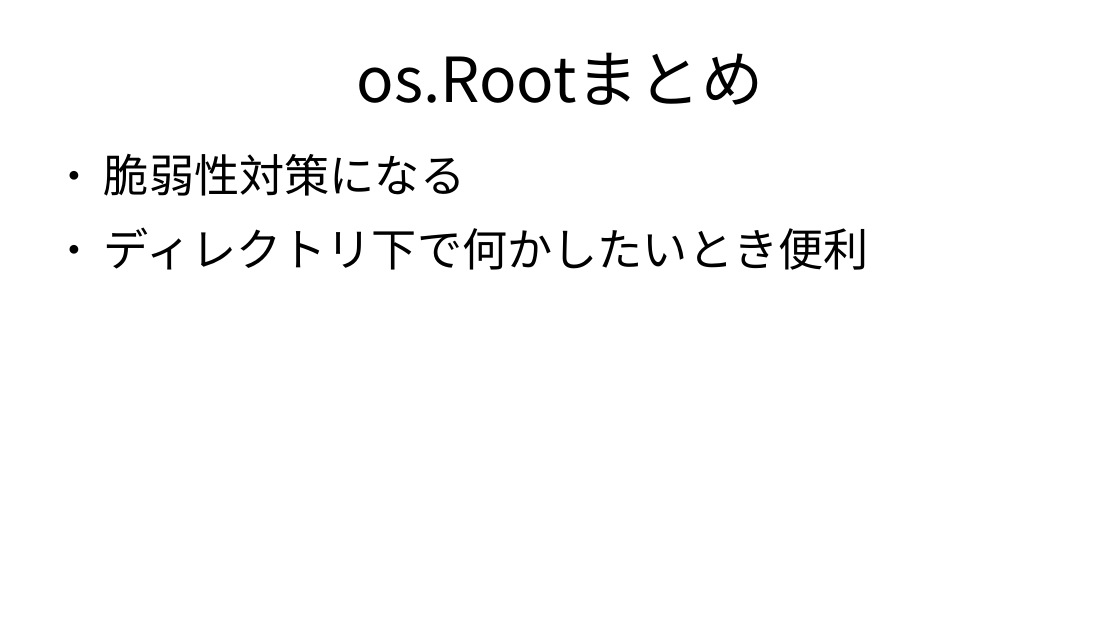
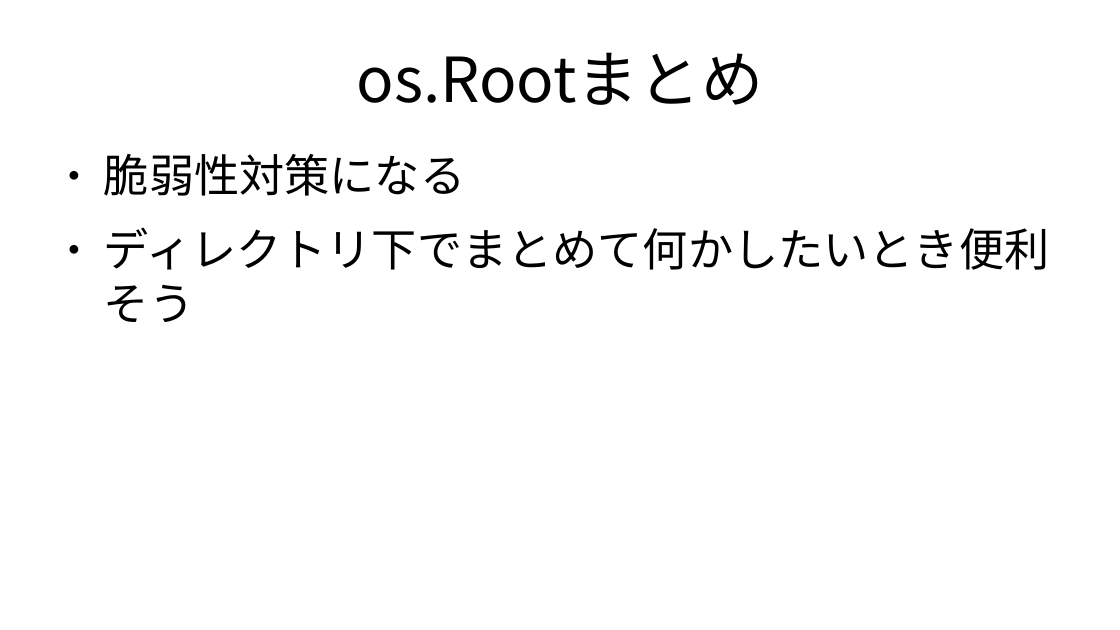
Before and after one commit to kijimaD/roam-ui, a slide deck: slide 15 of pages/pdfs/20250214_root.odp (slide 14 before the commit). Drawn at 1120x630 pixels with LibreOffice and Linux fonts; fonts in the diff are those of the drawing. Boxes give left, top, right and bottom in pixels: in the first picture for what was removed or moved away, otherwise in the second. Text is boxed around its words. In the diff, an @@ line names an element or a change of style, - is before the commit and + after.

```diff
--- a/pages/pdfs/20250214_root.odp
+++ b/pages/pdfs/20250214_root.odp
@@ text at <box>104,227,1049,322</box>: text changed @@
-● ディレクトリ下で何かしたいとき便利
+● ディレクトリ下でまとめて何かしたいとき便利そう
```
Also in this commit, not shown: 2 other slides changed, 1 slide added, 2 other files.
